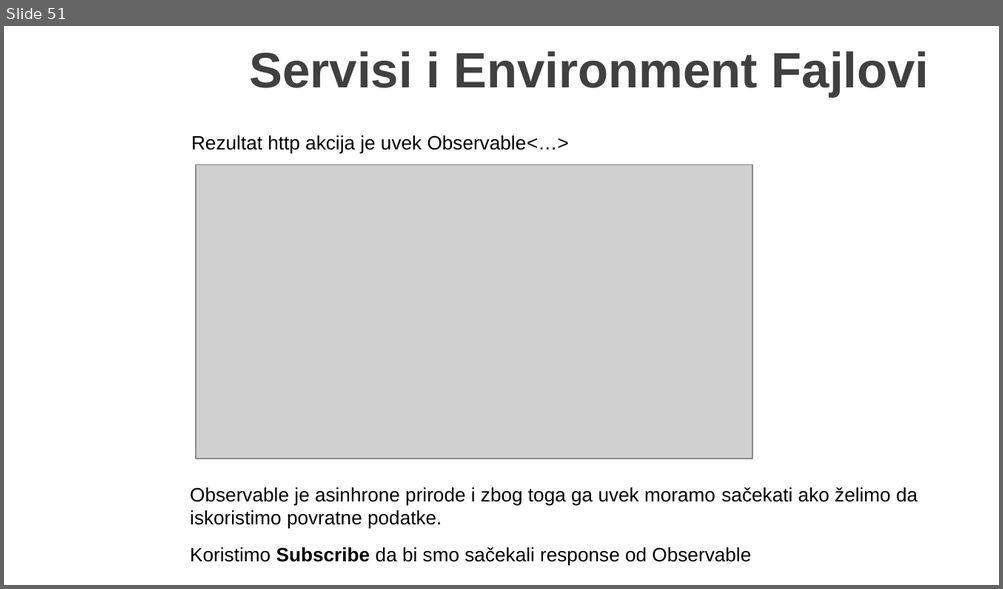
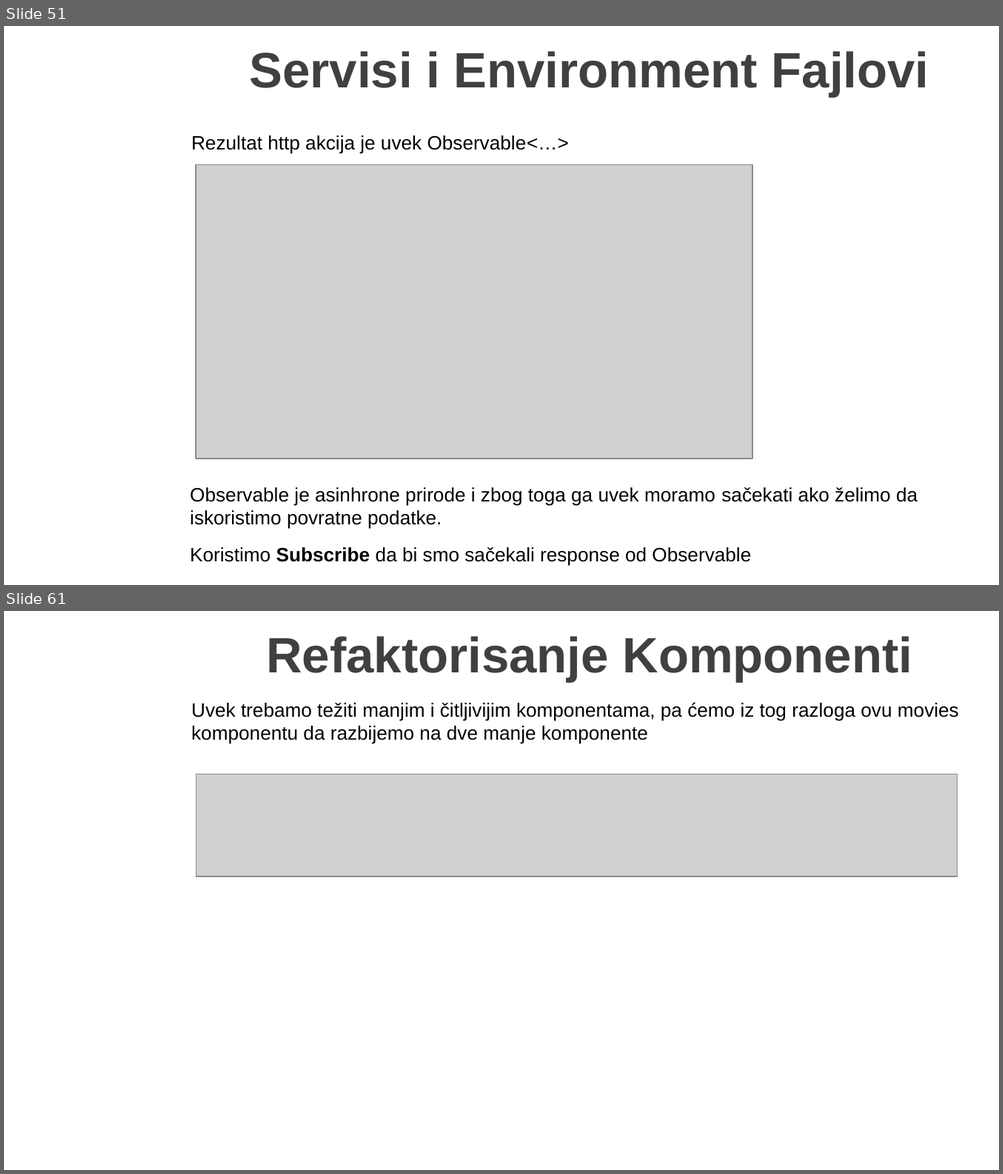
Before and after one commit to MarinkoSpasojevic/predavanje-netcore-angular, a slide deck: .NET Core i Angular Web Dev.pptx. Shown one above the other, each under a label of ours: slide 51 before the commit, slides 51 and 61 after it; the slides between them are not shown. The pictures are 1003x589 and 1003x1174 pixels, drawn with LibreOffice and Linux fonts; fonts in the diff are those of the drawing; grey boxes stand for pictures; background and template pictures are left out. Boxes give left, top, right and bottom in pixels: in the first picture for what was removed or moved away, otherwise in the second. Text is boxed around its words. In the diff, an @@ line names an element or a change of style, - is before the commit and + after.

```diff
--- a/.NET Core i Angular Web Dev.pptx
+++ b/.NET Core i Angular Web Dev.pptx
@@ slide 61 added at <box>4,611,999,1170</box>, background picture (left out) @@
@@ title added at <box>266,636,913,682</box>, 36 pt, text #404040, bold @@
+Refaktorisanje Komponenti
@@ text added at <box>191,702,959,744</box>, 14 pt, text #000000 @@
+Uvek trebamo težiti manjim i čitljivijim komponentama, pa ćemo iz tog razloga ovu movies komponentu da razbijemo na dve manje komponente
@@ picture added at <box>196,774,957,877</box> @@
```
Also in this commit, not shown: 2 slides changed, 23 other slides added, 1 slide removed, 17 other files.
